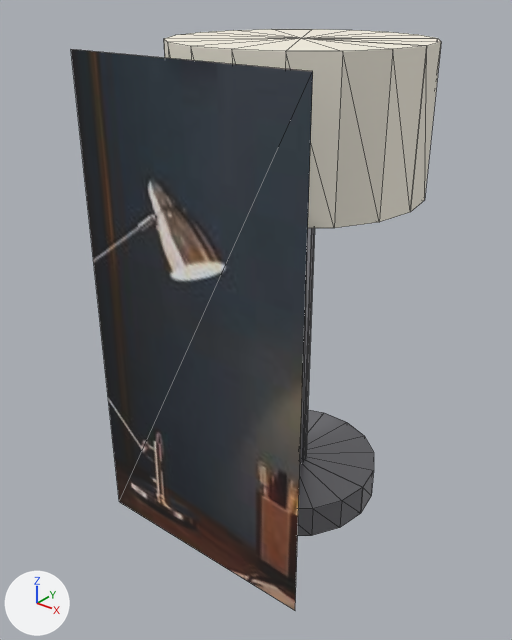
Renders of the glTF model storage/picture/mocan-52.glb from each side of a commit.
Rendered twice from a 50 mm lens placed at (0.322, -0.455, 0.441), pointed at (-0.013, -0.037, 0.182). Every picture has the same lights, and +X, +Y and +Z are marked at lower left. The picture after the commit comes second. Mesh edges are drawn as thin lines. Vertices at exactly the same position are counted once.

Objects in the first picture: 'furniture'.
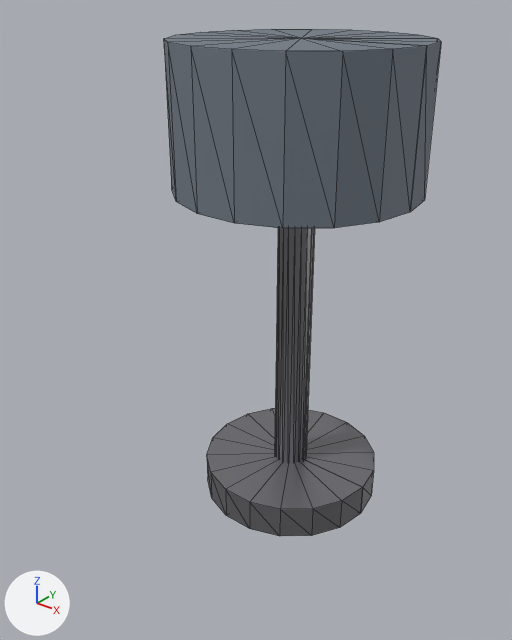
Location of each change, [x1, y1, x2, y2] in pixels of the pictures (512 x 640 px):
'furniture', recoloured, reshaped (darker, 25% narrower, 13% shorter): before [71, 29, 441, 610]; after [164, 29, 441, 536]
part 1 of me_mesh_0, deleted: before [71, 49, 313, 610]

The change in detail:
Material 'shade' (mat_shade) changes colour from white #f9f3e5 to grey #707984; in linear values from (0.95, 0.9, 0.78) to (0.161, 0.192, 0.231).
me_mesh_0 is used by ob_furniture; location (0.0, 0.0, 0.0).
me_mesh_0 had 122 vertices, 218 faces and spanned x -0.1..0.1, y -0.13..0.098, z 0.0..0.4.
me_mesh_0 now has 118 vertices, 216 faces and spans x -0.1..0.1, y -0.098..0.098, z 0.0..0.4.
me_mesh_0 part 1: the loose piece of 4 vertices spanning x -0.1..0.1, y -0.13, z 0.004..0.396 is deleted.
me_mesh_0 no longer uses material mat_photo (picture img_image_0).
